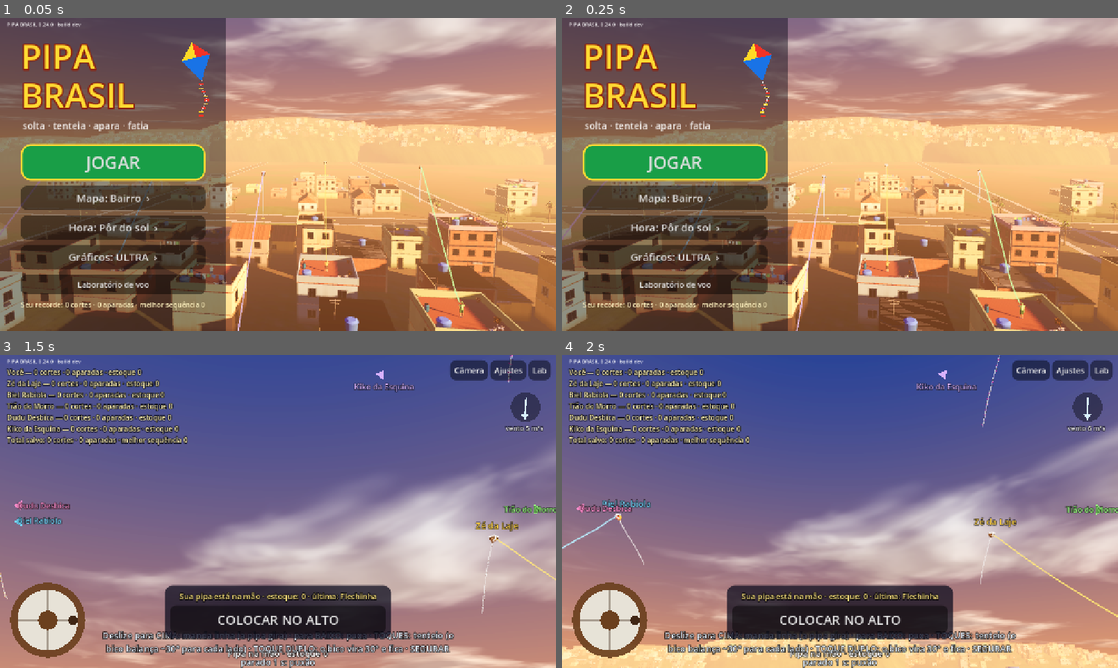
Above: before the commit, frames 1-4 (two rows, left to right).
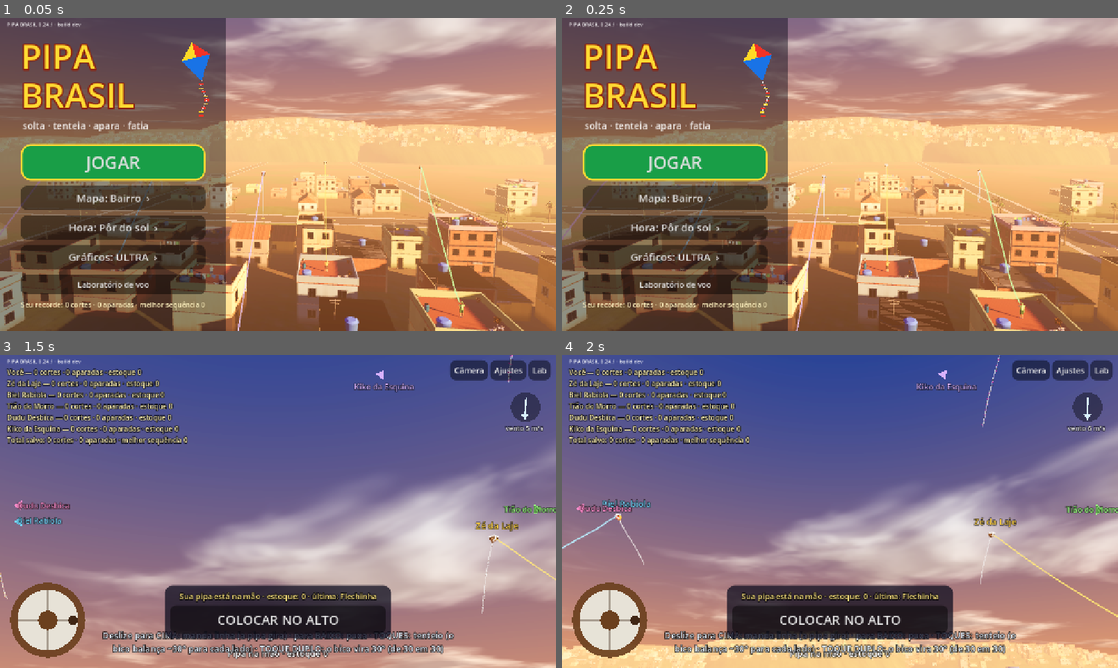
Above: after the commit, the same moments.

Repository: lucaskaeller201-ui/Pipa-Brasil
Game: Godot game, scene res://scenes/main/main.tscn
Two runs of this game, one before a commit and one after it. Both use one fixed random seed, a clock stepped at 60 frames per second and the inputs below.
Inputs:
- Up to frame 1 (0.05 s): no input
- Up to frame 2 (0.25 s): no input
- Up to frame 3 (1.5 s): click "JOGAR" at 0.5 s; click "Câmera" at 1.25 s
- Up to frame 4 (2 s): no input

The runs differ from the first frame. In frame 1, less than 0.1% of the frame differs, in the area x 9-10%, y 1-3%; in frame 2, less than 0.1%; in frame 3, 1.5%; in frame 4, 1.5%, in the area x 9-81%, y 1-100%.

Commit message:
0.24.1: tenteio, desbico e mandar linha voltam ao da 0.23.0 (D-071)
Co-Authored-By: Claude Opus 5.5 <noreply@anthropic.com>
Claude-Session: https://claude.ai/code/session_01VcBVPpGPHbKMkWY2F5CwiY

Diff:
--- a/game/match/livre.gd
+++ b/game/match/livre.gd
@@ -66,8 +66,6 @@
 var _ultimo_toque := -99.0      # instante do último toque (s)
 var _ultimo_duplo := false      # o último toque fechou um toque duplo
 var _duplo_t := -99.0           # instante do último toque duplo (s)
-var _puxao_ate := -1.0          # até quando o puxão também recolhe linha pela mão
-var _puxoes := 0                # D-070: quantos puxões (segurar a tela) o jogador deu
 var _dir_volta := 0.0           # sentido em que os toques duplos estão virando
 var _sentido_antes := 1.0       # lado do bico antes do último toque simples
 var _penultimo_toque := -99.0   # instante do toque antes do último (s)
@@ -78,8 +76,6 @@
 ## faz rodar). Toque DUPLO (dois toques bem juntos): a direção anda 30° para
 ## o lado do toque — de 30 em 30 o bico vai para o lado, para baixo, ou dá a
 ## volta (12 duplos = 360°).
-const PUXAO_LINHA_S := 0.25      ## s em que o puxão recolhe linha no máximo da mão (~1,5 m)
-const PUXAO_SEGURAR_S := 1.0     ## D-070: segurar o dedo parado 1 s = puxão (tranco forte)
 const TOQUE_DUPLO_S := 0.3      ## s entre os dois toques do toque duplo
 const VOLTA_SEGUE_S := 1.5      ## s: outro duplo logo depois continua virando para o mesmo lado (D-052)
 @export var graus_por_toque := 30.0
@@ -281,10 +277,6 @@
 			v = maxf(v, TOQUE_VELOCIDADE)
 		else:
 			_toque_ate = -1.0
-	if modo.world.time < _puxao_ate:
-		v = Pilot.HAUL_MAX_SPEED   # puxão: o tranco recolhe linha no máximo
-		e.haul_speed = v
-		return
 	e.haul_speed = clampf(v, -DAR_LINHA_MAX, forca_puxada)
 
 
@@ -479,38 +471,29 @@
 	_ultimo_toque = agora
 
 
-## Toque duplo (D-070, escolha do Lucas): dois toques com menos de 0,3 s
-## entre eles, na tela toda, com o bico em qualquer posição — sem a trava de
-## pausa e sem a de 20° (D-059). O toque seguinte a um duplo começa de novo.
+## Toque duplo de verdade (D-059): dois toques bem juntos DEPOIS de uma pausa
+## (tentear rápido, com os toques no mesmo ritmo, é só tenteio), e só com o
+## bico já para o lado — com o bico para cima o duplo é tenteio e a pipa não
+## roda. Duplos seguidos (a volta) continuam valendo.
 func _eh_toque_duplo(agora: float) -> bool:
 	if _ultimo_duplo:
 		return false
-	return agora - _ultimo_toque < TOQUE_DUPLO_S
-
-## D-070: puxão — o dedo ficou parado na tela por PUXAO_SEGURAR_S, sem
-## arrastar: a mão dá um tranco forte para trás (o mesmo puxão da física,
-## Pilot.Impulse.PUXAO; a pipa responde conforme o estado em que está).
+	var junto := agora - _ultimo_toque
+	if junto >= TOQUE_DUPLO_S:
+		return false
+	var na_volta := agora - _duplo_t < VOLTA_SEGUE_S
+	if na_volta:
+		return true
+	var antes := _ultimo_toque - _penultimo_toque
+	if antes < maxf(0.35, junto * 2.0):
+		return false   # ritmo de tenteio, não é duplo
+	var eu := modo.you()
+	if eu == null:
+		return false
+	return absf(eu.nose_angle_deg()) >= BICO_DE_LADO_DEG
+
 func _ver_toque_pendente() -> void:
-	var agora := Time.get_ticks_msec() / 1000.0
-	for k in _dedos:
-		var d: Dictionary = _dedos[k]
-		if d.get("puxao", false) or bool(d["puxou"]):
-			continue
-		if (d["ult"] as Vector2).distance_to(d["ini"]) > TOQUE_MAX_PX:
-			continue
-		if agora - float(d["t0"]) >= PUXAO_SEGURAR_S:
-			d["puxao"] = true
-			_puxao()
-
-
-func _puxao() -> void:
-	var eu := modo.you()
-	if eu == null or eu.cut or eu.line == null:
-		return
-	eu.pilot.trigger(Pilot.Impulse.PUXAO, modo.world.time)
-	_puxao_ate = modo.world.time + PUXAO_LINHA_S
-	_puxoes += 1
-	_avisar("PUXÃO!")
+	pass
 
 
 func _desbicar(lado: float, sentido := 0.0, escala := 1.0, anda := 0.0) -> void:
@@ -690,7 +673,7 @@
 	_banner.add_theme_constant_override("outline_size", 12)
 	_banner.visible = false
 	_dica = _rotulo(raiz, 20, Color(0.9, 0.95, 1.0), HORIZONTAL_ALIGNMENT_CENTER)
-	_dica.text = "Deslize para CIMA: manda linha (a pipa gira) · para BAIXO: puxa · TOQUES: tenteio (o bico balança ~30° para cada lado) · TOQUE DUPLO: o bico vira 30° e fica · SEGURAR parado 1 s: puxão"
+	_dica.text = "Deslize para CIMA: manda linha (a pipa gira) · para BAIXO: puxa · TOQUES: tenteio (o bico balança ~30° para cada lado) · TOQUE DUPLO: o bico vira 30° (de 30 em 30)"
 	_dica.set_anchors_preset(Control.PRESET_CENTER_BOTTOM)
 	_dica.offset_left = -420.0
 	_dica.offset_right = 420.0
@@ -777,7 +760,7 @@
 		if fl == null or fl.cut or fl.line == null:
 			corpo.call("atualizar", base + Vector3(0.3, 1.0, -0.4), base + Vector3(0.0, 10.0, -20.0), 0.0, delta)
 			continue
-		var puxando := 1.0 if fl.input.haul_speed > 0.1 or fl.input.pull > 0.05 or fl.pilot.is_pulling(modo.world.time) else 0.0
+		var puxando := 1.0 if fl.input.haul_speed > 0.1 or fl.input.pull > 0.05 else 0.0
 		corpo.call("atualizar", fl.hand_position, fl.kite.position, puxando, delta)
 
 
--- a/project.godot
+++ b/project.godot
@@ -7,7 +7,7 @@
 
 config/name="PIPA BRASIL"
 config/description="Simulador brasileiro de pipas em 3D"
-config/version="0.24.0"
+config/version="0.24.1"
 run/main_scene="res://scenes/main/main.tscn"
 config/features=PackedStringArray("4.7", "Mobile")
 config/icon="res://icon.svg"
--- a/sim/kite/kite_body.gd
+++ b/sim/kite/kite_body.gd
@@ -57,10 +57,6 @@
 ## vento faz a pipa girar, como mandando linha (D-058).
 var slack_spin := false
 var _kick_prev := false
-## D-070: o Lucas escolheu que o bico FICA na direção escolhida: o toque
-## simples só balança em volta dela. A volta para cima a cada toque (D-060,
-## D-062) ficou desligada (true religa, para comparar no laboratório).
-var tenteio_volta_cima := false
 var _ultima_volta := 0.0   ## quanto o último toque simples trouxe a direção para cima (rad)
 const TENTEIO_VOLTA_DEG := 20.0
 const TENTEIO_LONGE_DEG := 45.0    ## acima disso o toque desbica para cima (D-062)   ## cada toque simples traz a direção isso para cima (D-060)
@@ -323,7 +319,7 @@
 					# cima aos poucos — com o bico para um lado, tenteando ele
 					# volta para cima e passa para o outro lado.
 					var lado := kick_sign
-					if kick_base_shift == 0.0 and tenteio_volta_cima:
+					if kick_base_shift == 0.0:
 						# D-062: com o bico bem de lado ou para baixo (martelão,
 						# afundando), cada toque é um desbico PARA CIMA: a direção
 						# volta metade do caminho e o bico vai para o lado de cima —
--- a/tests/scenarios/test_pipa_rio.gd
+++ b/tests/scenarios/test_pipa_rio.gd
@@ -434,21 +434,23 @@
 	assert_true(absf(giro) < 60.0, "não rodou (%.0f°)" % giro)
 
 
-## D-070: com o bico para a direita (toques duplos), tenteando com toques
-## simples o bico FICA para a direita, balançando em volta dela.
-func test_bico_de_lado_fica_tenteando() -> void:
-	var w := _voo()
-	var f: Flyer = w.flyers[0]
-	for k in 3:   # bico uns 90° para um lado com toques duplos
+## D-060: com o bico para a direita (toques duplos), tenteando com toques
+## simples ele volta para cima e dá para passar para a esquerda.
+func test_bico_de_lado_volta_para_cima_tenteando() -> void:
+	var w := _voo()
+	var f: Flyer = w.flyers[0]
+	# leva o bico uns 90° para um lado com toques duplos
+	for k in 3:
 		f.input.kick_spin = 1.0
 		f.input.kick_base_shift = 30.0
 		f.pilot.trigger(Pilot.Impulse.DESBICAR_LADO, w.time)
 		_rodar(w, 0.4)
 	var de_lado := f.nose_angle_deg()
+	# agora só toques simples, um para cada lado
 	f.input.kick_base_shift = 0.0
 	var lado := -1.0
 	var menor := absf(de_lado)
-	var soma := 0.0
+	var passou := false
 	for k in 12:
 		f.input.kick_spin = lado
 		f.pilot.trigger(Pilot.Impulse.DESBICAR_LADO, w.time)
@@ -456,31 +458,36 @@
 		_rodar(w, 0.35)
 		var b := f.nose_angle_deg()
 		menor = minf(menor, absf(b))
-		soma += b
-	f.input.kick_spin = 0.0
-	print("      [bico fica] de %.0f°: tenteando, média %.0f°, o mais perto do alto %.0f°" % [de_lado, soma / 12.0, menor])
+		if signf(b) != signf(de_lado) and absf(b) > 10.0:
+			passou = true
+	f.input.kick_spin = 0.0
+	print("      [volta para cima] de %.0f°: tenteando chegou a %.0f° do alto; passou para o outro lado: %s" % [de_lado, menor, passou])
 	assert_true(absf(de_lado) > 60.0, "o bico foi para o lado (%.0f°)" % de_lado)
-	assert_true(absf(soma / 12.0 - de_lado) < 25.0, "tenteando, fica em volta da direção escolhida")
-	assert_true(menor > 40.0, "não volta para cima sozinho com os toques")
-
-
-## D-070: para voltar o bico para cima, toques duplos para o outro lado.
-func test_duplos_para_o_outro_lado_trazem_o_bico_de_volta() -> void:
-	var w := _voo()
-	var f: Flyer = w.flyers[0]
-	for k in 4:
+	assert_true(menor < 35.0, "tenteando ele volta para cima (balançando ±30° em volta do alto)")
+	assert_true(passou, "e passa para o outro lado")
+
+
+## D-062: com o bico para baixo (afundando), poucos toques simples tiram a
+## pipa: o bico volta para cima.
+func test_bico_para_baixo_poucos_toques_tiram() -> void:
+	var w := _voo()
+	var f: Flyer = w.flyers[0]
+	for k in 6:   # leva o bico para baixo com toques duplos (6 × 30°)
 		f.input.kick_spin = 1.0
 		f.input.kick_base_shift = 30.0
 		f.pilot.trigger(Pilot.Impulse.DESBICAR_LADO, w.time)
 		_rodar(w, 0.35)
-	var ida := f.nose_angle_deg()
-	for k in 4:
-		f.input.kick_spin = -1.0
-		f.input.kick_base_shift = 30.0
-		f.pilot.trigger(Pilot.Impulse.DESBICAR_LADO, w.time)
-		_rodar(w, 0.35)
-	f.input.kick_spin = 0.0
+	var baixo := f.nose_angle_deg()
 	f.input.kick_base_shift = 0.0
-	print("      [volta com duplos] foi a %.0f°, voltou a %.0f°" % [ida, f.nose_angle_deg()])
-	assert_true(absf(ida) > 90.0, "4 duplos levam o bico longe (%.0f°)" % ida)
-	assert_true(absf(f.nose_angle_deg()) < 40.0, "4 duplos de volta trazem para cima (%.0f°)" % f.nose_angle_deg())
+	var toques := 0
+	var lado := -1.0
+	while absf(f.nose_angle_deg()) > 40.0 and toques < 10:
+		f.input.kick_spin = lado
+		f.pilot.trigger(Pilot.Impulse.DESBICAR_LADO, w.time)
+		lado = -lado
+		_rodar(w, 0.3)
+		toques += 1
+	f.input.kick_spin = 0.0
+	print("      [tirar do mergulho] bico em %.0f°: %d toques para voltar a %.0f°" % [baixo, toques, f.nose_angle_deg()])
+	assert_true(absf(baixo) > 120.0, "o bico foi para baixo (%.0f°)" % baixo)
+	assert_true(toques <= 4, "poucos toques tiram (%d)" % toques)
--- a/tests/unit/test_cena_principal.gd
+++ b/tests/unit/test_cena_principal.gd
@@ -112,9 +112,9 @@
 	raiz.queue_free()
 
 
-## D-070: duplo = dois toques com menos de 0,3 s, com o bico em qualquer
-## posição (sem as travas de pausa e de 20°); segurar parado 1 s = puxão.
-func test_toque_duplo_livre_e_puxao_segurando() -> void:
+## D-059: tentear rápido (toques no mesmo ritmo) não vira toque duplo; o duplo
+## precisa de pausa antes e do bico já para o lado.
+func test_toque_duplo_so_depois_de_pausa_e_com_bico_de_lado() -> void:
 	var cena: PackedScene = load("res://scenes/main/main.tscn")
 	var raiz := cena.instantiate()
 	tree.root.add_child(raiz)
@@ -122,39 +122,18 @@
 	raiz.call("_colocar_no_alto")
 	raiz.call("avancar", 3.0)
 	var t := 100.0
+	# ritmo de tenteio: toques a cada 0,2 s
 	raiz.set("_duplo_t", -99.0)
 	raiz.set("_ultimo_duplo", false)
 	raiz.set("_penultimo_toque", t - 0.4)
 	raiz.set("_ultimo_toque", t - 0.2)
+	assert_false(bool(raiz.call("_eh_toque_duplo", t)), "tenteio rápido não é duplo")
+	# par depois de pausa, mas com o bico para cima (a pipa acabou de subir)
+	raiz.set("_penultimo_toque", t - 1.5)
+	raiz.set("_ultimo_toque", t - 0.12)
 	var modo: FreeMode = raiz.get("modo")
-	print("      [duplo] bico em %.0f°" % modo.you().nose_angle_deg())
-	assert_true(bool(raiz.call("_eh_toque_duplo", t)), "dois toques juntos = duplo, mesmo com o bico para cima e no ritmo")
-	raiz.set("_ultimo_toque", t - 0.45)
-	assert_false(bool(raiz.call("_eh_toque_duplo", t)), "toques separados = tenteio")
-	raiz.set("_ultimo_toque", t - 0.1)
-	raiz.set("_ultimo_duplo", true)
-	assert_false(bool(raiz.call("_eh_toque_duplo", t)), "o toque depois de um duplo começa de novo")
-	# puxão: segurar o dedo parado
-	var eu: Flyer = modo.you()
-	raiz.call("_toque", 0, Vector2(900, 400), true)
-	var dedos: Dictionary = raiz.get("_dedos")
-	dedos[0]["t0"] = float(dedos[0]["t0"]) - 0.5
-	raiz.call("_ver_toque_pendente")
-	assert_eq(int(raiz.get("_puxoes")), 0, "meio segundo ainda não é puxão")
-	var linha0 := eu.line_length()
-	var tensao0 := eu.tension
-	dedos[0]["t0"] = float(dedos[0]["t0"]) - 0.6
-	raiz.call("_ver_toque_pendente")
-	raiz.call("_ver_toque_pendente")
-	assert_eq(int(raiz.get("_puxoes")), 1, "1 s parado = um puxão (só um por dedo)")
-	var maior := tensao0
-	for k in 40:
-		raiz.call("_physics_process", 1.0 / 120.0)
-		maior = maxf(maior, eu.tension)
-	print("      [puxão] tensão %.1f → pico %.1f N; recolheu %.2f m" % [tensao0, maior, linha0 - eu.line_length()])
-	assert_true(maior > tensao0 * 1.3, "o puxão dá um tranco na linha")
-	assert_true(linha0 - eu.line_length() > 0.8, "e recolhe linha")
-	raiz.call("_toque", 0, Vector2(900, 400), false)
+	var bico := absf(modo.you().nose_angle_deg())
+	assert_eq(bool(raiz.call("_eh_toque_duplo", t)), bico >= 20.0, "duplo só com o bico de lado (bico %.0f°)" % bico)
 	raiz.queue_free()
 
 
Not shown, changed: export_presets.cfg
Not shown, changed: docs/changelog.md
Not shown, changed: docs/decisoes.md
Not shown, changed: docs/progresso.md
